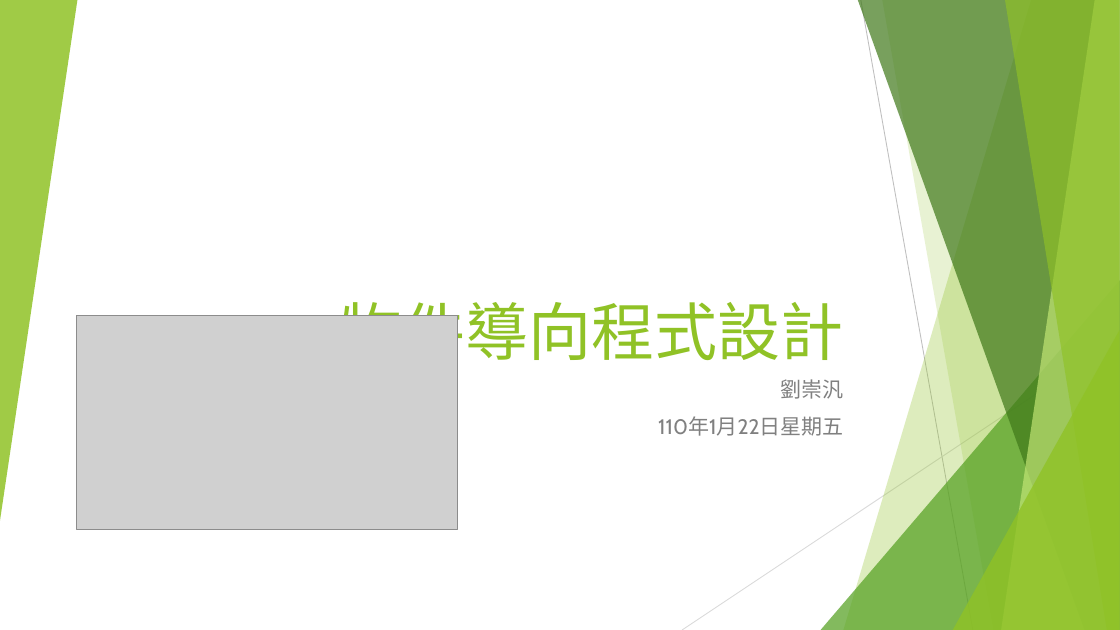
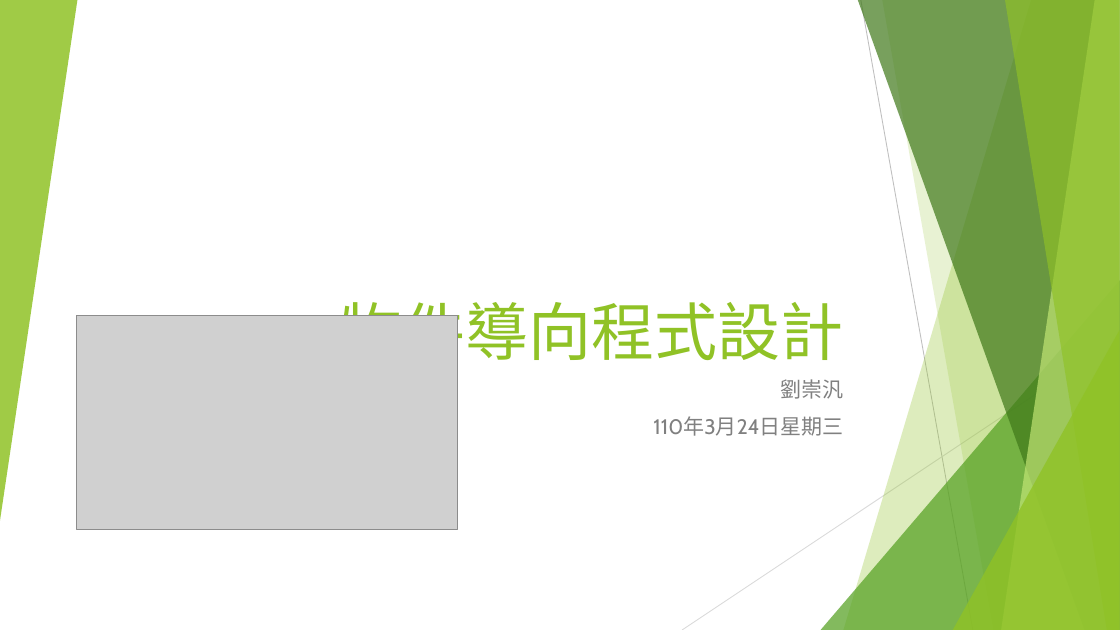
Before and after one commit to liulawsi/My_PPTs, a slide deck: slide 1 of LCC/Java/10_物件導向程式設計.pptx. Drawn at 1120x630 pixels with LibreOffice and Linux fonts; fonts in the diff are those of the drawing; grey boxes stand for pictures. Boxes give left, top, right and bottom in pixels: in the first picture for what was removed or moved away, otherwise in the second. Text is boxed around its words. In the diff, an @@ line names an element or a change of style, - is before the commit and + after.

```diff
--- a/LCC/Java/10_物件導向程式設計.pptx
+++ b/LCC/Java/10_物件導向程式設計.pptx
@@ subtitle at bbox=[653, 416, 843, 436]: text changed @@
-110年1月22日星期五
+110年3月24日星期三
```
Also in this commit, not shown: 2 other slides changed.
